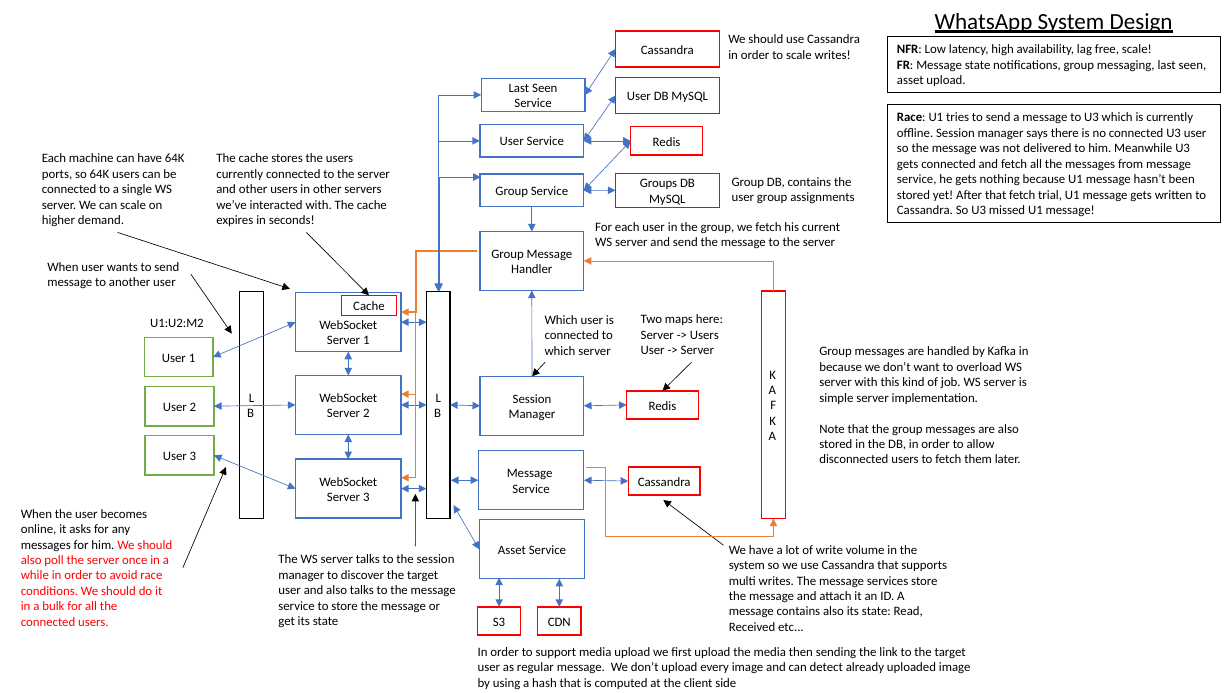
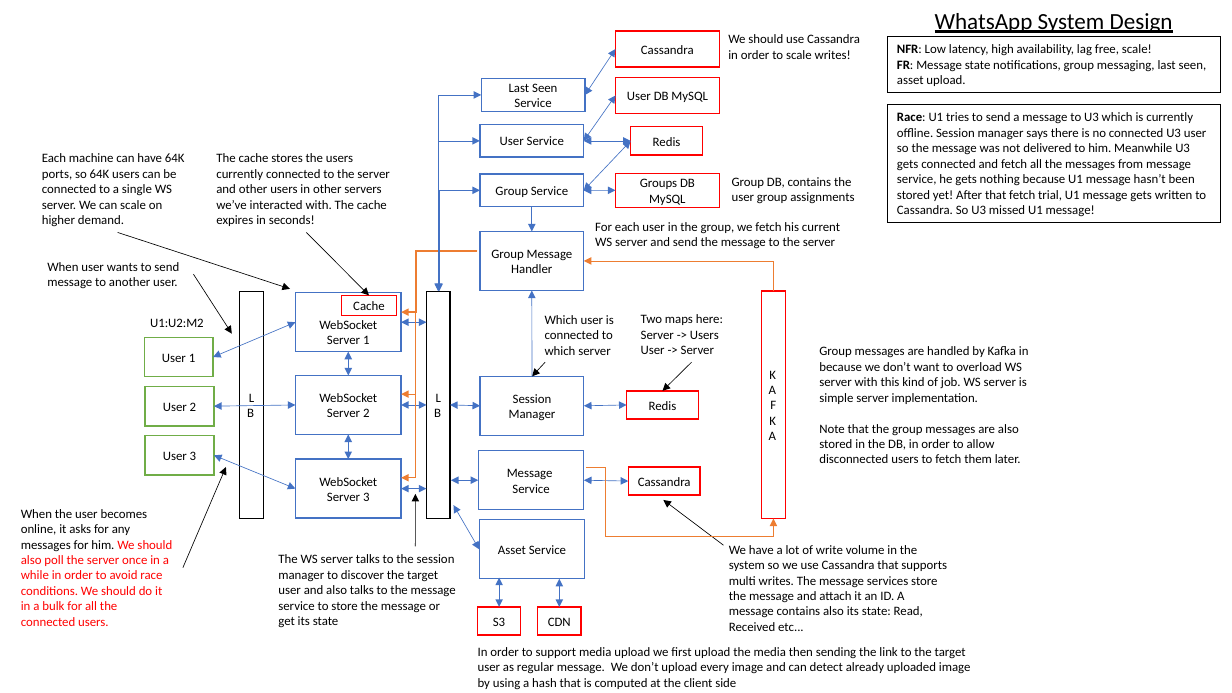
Before and after one commit to IdanArgaman/System_Design, a slide deck: slide 2 of Notification System Design.pptx. Drawn at 1232x693 pixels with LibreOffice and Linux fonts; fonts in the diff are those of the drawing. Boxes give left, top, right and bottom in pixels: in the first picture for what was removed or moved away, otherwise in the second. Text is boxed around its words. In the diff, an @@ line names an element or a change of style, - is before the commit and + after.

```diff
--- a/Notification System Design.pptx
+++ b/Notification System Design.pptx
@@ elbow double arrow moved from (439, 291) - (481, 177) to (439, 291) - (480, 190) @@
@@ text at bbox=[47, 262, 179, 288]: text changed @@
-When user wants to send
-message to another user
+When user wants to send
+message to another user.
```
Also in this commit, not shown: 1 slide added.
